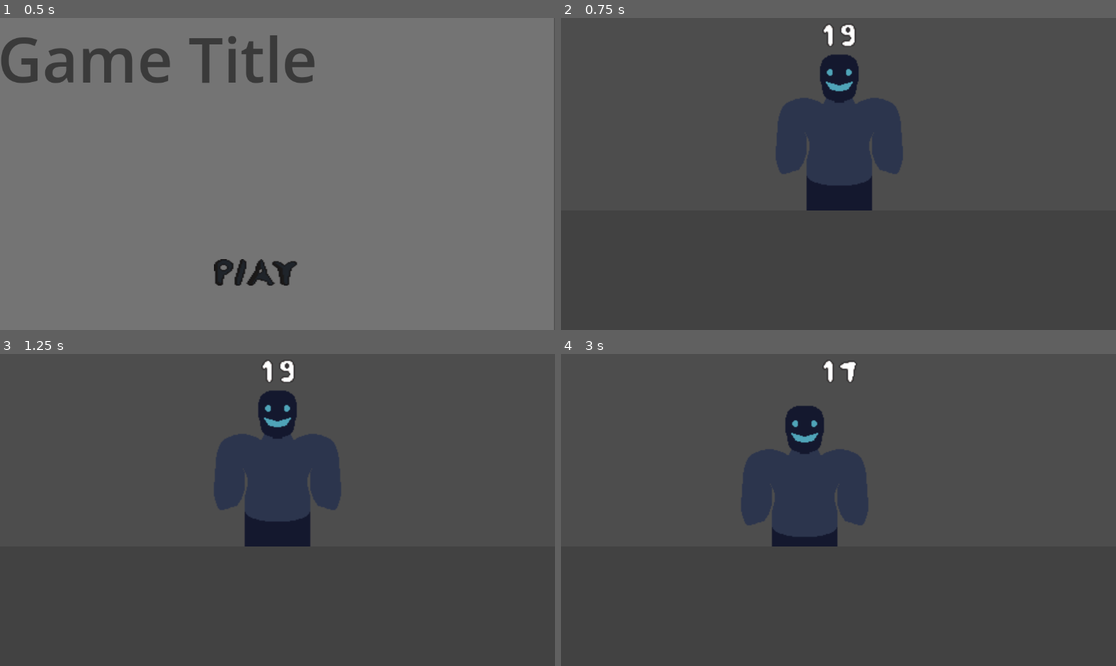
Above: before the commit, frames 1-4 (two rows, left to right).
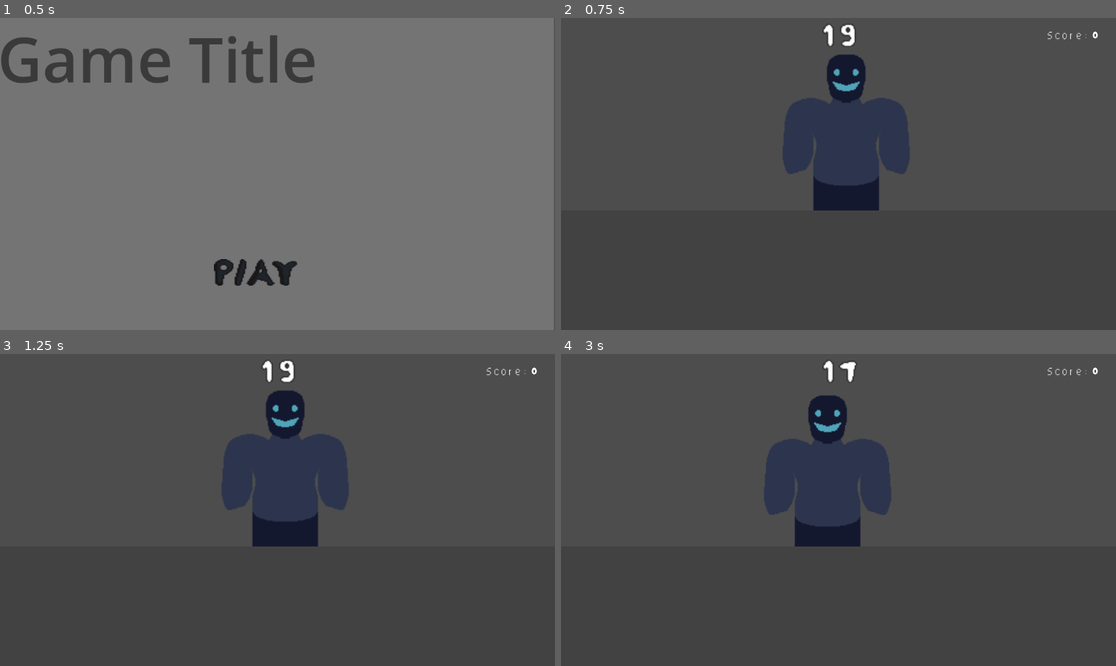
Above: after the commit, the same moments.

Repository: astaari/20secondgj
Game: Godot game, scene res://scenes/title.tscn
Same seed, same stepped clock (60 frames per second), same inputs: the game is played once before the commit and once after it.
Inputs (mouse positions are in pixels of both pictures, inside the frame that each line leads up to; where the layout moved, square brackets give the same spot in the first picture):
- Up to frame 1 (0.5 s): no input
- Up to frame 2 (0.75 s): click (816, 273) at 0.5 s
- Up to frame 3 (1.25 s): no input
- Up to frame 4 (3 s): click (844, 478) [838, 478] at 1.25 s; tap Enter at 2 s; move the mouse to (960, 494) at 2.02 s; press the mouse at (960, 494) at 2.03 s; hold Right (move_right, bound only after the commit) 2.03-2.78 s; tap Space at 2.75 s; move the mouse to (727, 525) at 2.77 s; release the mouse at (727, 525) at 2.78 s; hold Left (move_left, bound only after the commit) from 2.78 s (still down); click (727, 525) at 2.85 s

Frame 1 is identical in both runs. In frame 2, 1.8% of the frame differs, in the area x 38-97%, y 4-62%; in frame 3, 1.9%; in frame 4, 4.8%, in the area x 32-97%, y 4-62%.

Commit message:
Add scoring mechanic -- need to discuss punishment for incorrect

Diff:
--- a/project.godot
+++ b/project.godot
@@ -14,6 +14,10 @@
 run/main_scene="uid://baduamebprafn"
 config/features=PackedStringArray("4.5", "Forward Plus")
 
+[autoload]
+
+GameState="*res://scripts/global/game_state.gd"
+
 [file_customization]
 
 folder_colors={
@@ -29,3 +33,15 @@
 "events": [Object(InputEventMouseButton,"resource_local_to_scene":false,"resource_name":"","device":-1,"window_id":0,"a …(256 unchanged characters)…
 ]
 }
+move_left={
+"deadzone": 0.2,
+"events": [Object(InputEventKey,"resource_local_to_scene":false,"resource_name":"","device":-1,"window_id":0,"alt_pressed":false,"shift_pressed":false,"ctrl_pressed":false,"meta_pressed":false,"pressed":false,"keycode":0,"physical_keycode":4194319,"key_label":0,"unicode":0,"location":0,"echo":false,"script":null)
+, Object(InputEventKey,"resource_local_to_scene":false,"resource_name":"","device":-1,"window_id":0,"alt_pressed":false,"shift_pressed":false,"ctrl_pressed":false,"meta_pressed":false,"pressed":false,"keycode":0,"physical_keycode":65,"key_label":0,"unicode":97,"location":0,"echo":false,"script":null)
+]
+}
+move_right={
+"deadzone": 0.2,
+"events": [Object(InputEventKey,"resource_local_to_scene":false,"resource_name":"","device":-1,"window_id":0,"alt_pressed":false,"shift_pressed":false,"ctrl_pressed":false,"meta_pressed":false,"pressed":false,"keycode":0,"physical_keycode":4194321,"key_label":0,"unicode":0,"location":0,"echo":false,"script":null)
+, Object(InputEventKey,"resource_local_to_scene":false,"resource_name":"","device":-1,"window_id":0,"alt_pressed":false,"shift_pressed":false,"ctrl_pressed":false,"meta_pressed":false,"pressed":false,"keycode":0,"physical_keycode":68,"key_label":0,"unicode":100,"location":0,"echo":false,"script":null)
+]
+}
--- /dev/null
+++ b/scenes/ui/colortext.gdshader
@@ -0,0 +1,17 @@
+shader_type canvas_item;
+
+void vertex() {
+	// Called for every vertex the material is visible on.
+}
+
+void fragment() {
+	// Called for every pixel the material is visible on.
+	if(COLOR.a >0.0){
+		COLOR = vec4(1.0,1.0,1.0,COLOR.a);
+	}
+}
+
+//void light() {
+//	// Called for every pixel for every light affecting the CanvasItem.
+//	// Uncomment to replace the default light processing function with this one.
+//}
--- a/scenes/ui/game_ui.tscn
+++ b/scenes/ui/game_ui.tscn
@@ -1,7 +1,12 @@
-[gd_scene load_steps=3 format=3 uid="uid://yebgnxmfcxcn"]
+[gd_scene load_steps=6 format=3 uid="uid://yebgnxmfcxcn"]
 
 [ext_resource type="Script" uid="uid://c47ill7eambgt" path="res://scripts/ui/game_ui.gd" id="1_gwk6t"]
 [ext_resource type="FontFile" uid="uid://ctdl3phqcehsb" path="res://art/ui/numbers.png" id="2_xjfbv"]
+[ext_resource type="Shader" uid="uid://dx3005afqh3ch" path="res://scenes/ui/colortext.gdshader" id="3_fct72"]
+[ext_resource type="FontFile" uid="uid://cwqn03t3yausw" path="res://art/ui/jamfont-squish.png" id="4_ru5ln"]
+
+[sub_resource type="ShaderMaterial" id="ShaderMaterial_v1bdg"]
+shader = ExtResource("3_fct72")
 
 [node name="GameUi" type="MarginContainer"]
 anchors_preset = 15
@@ -14,13 +19,18 @@
 script = ExtResource("1_gwk6t")
 
 [node name="MarginContainer" type="MarginContainer" parent="."]
-custom_minimum_size = Vector2(0, 25)
 layout_mode = 2
-size_flags_horizontal = 4
 size_flags_vertical = 0
 mouse_filter = 2
 
-[node name="GameTimer" type="Label" parent="MarginContainer"]
+[node name="MarginContainer" type="MarginContainer" parent="MarginContainer"]
+custom_minimum_size = Vector2(300, 0)
+layout_mode = 2
+
+[node name="MarginContainer" type="MarginContainer" parent="MarginContainer/MarginContainer"]
+layout_mode = 2
+
+[node name="GameTimer" type="Label" parent="MarginContainer/MarginContainer/MarginContainer"]
 unique_name_in_owner = true
 custom_minimum_size = Vector2(50, 25)
 layout_mode = 2
@@ -31,3 +41,27 @@
 text = "0"
 horizontal_alignment = 1
 vertical_alignment = 3
+
+[node name="HBoxContainer" type="VFlowContainer" parent="MarginContainer/MarginContainer"]
+custom_minimum_size = Vector2(100, 0)
+layout_mode = 2
+size_flags_horizontal = 8
+size_flags_vertical = 4
+
+[node name="ScoreText" type="Label" parent="MarginContainer/MarginContainer/HBoxContainer"]
+unique_name_in_owner = true
+modulate = Color(0.58548534, 0.00012812405, 0.53650504, 1)
+material = SubResource("ShaderMaterial_v1bdg")
+layout_mode = 2
+size_flags_horizontal = 0
+size_flags_vertical = 0
+theme_override_fonts/font = ExtResource("4_ru5ln")
+text = "Score:"
+
+[node name="Score" type="Label" parent="MarginContainer/MarginContainer/HBoxContainer"]
+unique_name_in_owner = true
+custom_minimum_size = Vector2(50, 0)
+layout_mode = 2
+size_flags_horizontal = 8
+theme_override_fonts/font = ExtResource("2_xjfbv")
+text = "104"
--- /dev/null
+++ b/scripts/global/game_state.gd
@@ -0,0 +1,10 @@
+extends Node
+
+signal score_changed(score)
+
+var score : int = 0 :
+	set(value):
+		score = value
+		score_changed.emit(value)
+	get():
+		return score
--- a/scripts/person.gd
+++ b/scripts/person.gd
@@ -1,14 +1,23 @@
 extends Node2D
 
 const PERSON = preload("uid://bf7js5xmur06k")
+
+#TODO Might need to move some logic into a parent object so some game state is
+# not coupled with person (example, correct vs incorrect)
+
+
+#NOTE: Temp, should probably create a resource to encapsulate - artifex
+enum TYPE{HUMAN=0,GOBLIN=1,VAMPIRE=2};
+
 @onready var sprite_2d: Sprite2D = $Sprite2D
 
 const RETURN = 0
 const THROWLEFT = 1
 const THROWRIGHT = 2
+const NOTHING = 3
 
 var move_with_mouse = false
-var state = 0
+var state = 3
 
 var rw = 1152.0
 var leftrw = (rw*2)/8
@@ -16,32 +25,92 @@
 var rightrw = (rw*6)/8
 var startY
 
+const TWEEN_TIME : float = 0.2
+var moving : bool = false
+var type : TYPE
 # Q: Do we want to use this throw script or maybe we just use buttons?
 
 func _ready():
 	startY = position.y
+	type = (randi()%3) as TYPE
 
+	#NOTE: artifex - This is temporary to visually distinguish type
+	var color = Color.WHITE;
+	match type:
+		TYPE.HUMAN:
+			color = Color.RED;
+		TYPE.GOBLIN:
+			color = Color.GREEN;
+	$Sprite2D.modulate=color;
+
+
+
+	print("Type:",type)
+
+
+
+func _unhandled_input(event: InputEvent) -> void:
+	if not move_with_mouse or not moving:
+		if event.is_action("move_left"):
+			state=THROWLEFT
+		elif event.is_action("move_right"):
+			state=THROWRIGHT
+
+#NOTE: artifex - Needed to edit this a bit so the score would work properly
+#A good use case for tweens anyway.
 func _process(_delta):
 	if move_with_mouse:
 		#Move position
 		global_position = lerp(global_position,get_global_mouse_position(),0.2)
+	elif moving:
+		return
 	else:
 		match state:
+			NOTHING:
+				return	#do nothing
 			RETURN: #Return to the center of the screen
-				position = lerp(position, Vector2(midrw, startY), 0.2)
+				moving = true
+				var end_position =Vector2(midrw, startY)
+				(
+				get_tree()
+				.create_tween()
+				.tween_property(self,"position",end_position,TWEEN_TIME).finished.connect(
+					#on tween end, just set moving to false
+					func():moving=false
+					)
+				)
+				state=NOTHING
 			THROWLEFT:
-				position = lerp(position, Vector2(-500.0, startY),0.05)
-				if position.x < -200.0:
-					_die()
+				moving = true
+				var end_position = Vector2(-500.0, startY)
+				(
+				get_tree()
+				.create_tween()
+				.tween_property(self,"position",end_position,TWEEN_TIME).finished.connect(_die)
+				)
+				if type != TYPE.HUMAN:
+					GameState.score +=1
+				state = NOTHING
+
 			THROWRIGHT:
-				position = lerp(position, Vector2(rw+500.0, startY),0.05)
-				if position.x > rw+200.0:
-					_die()
+				moving = true
+				var end_position = Vector2(rw+500.0, startY)
+				(
+				get_tree()
+				.create_tween()
+				.tween_property(self,"position",end_position,TWEEN_TIME).finished.connect(_die)
+				)
+				if type == TYPE.HUMAN:
+					GameState.score +=1
+				state = NOTHING
+
 
 func _die():
 					print("dead")
+					state = RETURN;
 					var inst = PERSON.instantiate()
-					get_parent().add_child(inst)
+					#make sure it gets added after this one is freed
+					get_parent().call_deferred("add_child",inst)
 					inst.global_position = Vector2(midrw,startY)
 					inst.startY = startY
 					inst.z_index = -1
--- a/scripts/ui/game_ui.gd
+++ b/scripts/ui/game_ui.gd
@@ -18,6 +18,9 @@
 func _ready() -> void:
 	timer_ui.text = ""
 	timer_node = timer_ui.get_tree().create_timer(GAME_TIME).timeout.connect(_placehold_gameover)
+	set_score(0)
+	GameState.score_changed.connect(set_score)
+
 	pass
 
 
@@ -38,11 +41,12 @@
 	inst.global_position = (global_position + size) / 2.0 - (inst.size/2.0)
 
 
-
-
-
-# Called every frame. 'delta' is the elapsed time since the previous frame.
 func _process(delta: float) -> void:
 	if state == PLAY:
 		GAME_TIME-=delta
 		update_time_label()
+
+
+
+func set_score(score : int ):
+	%Score.text = "%d" % score
Not shown, added: scenes/ui/colortext.gdshader.uid
Not shown, added: scripts/global/game_state.gd.uid
